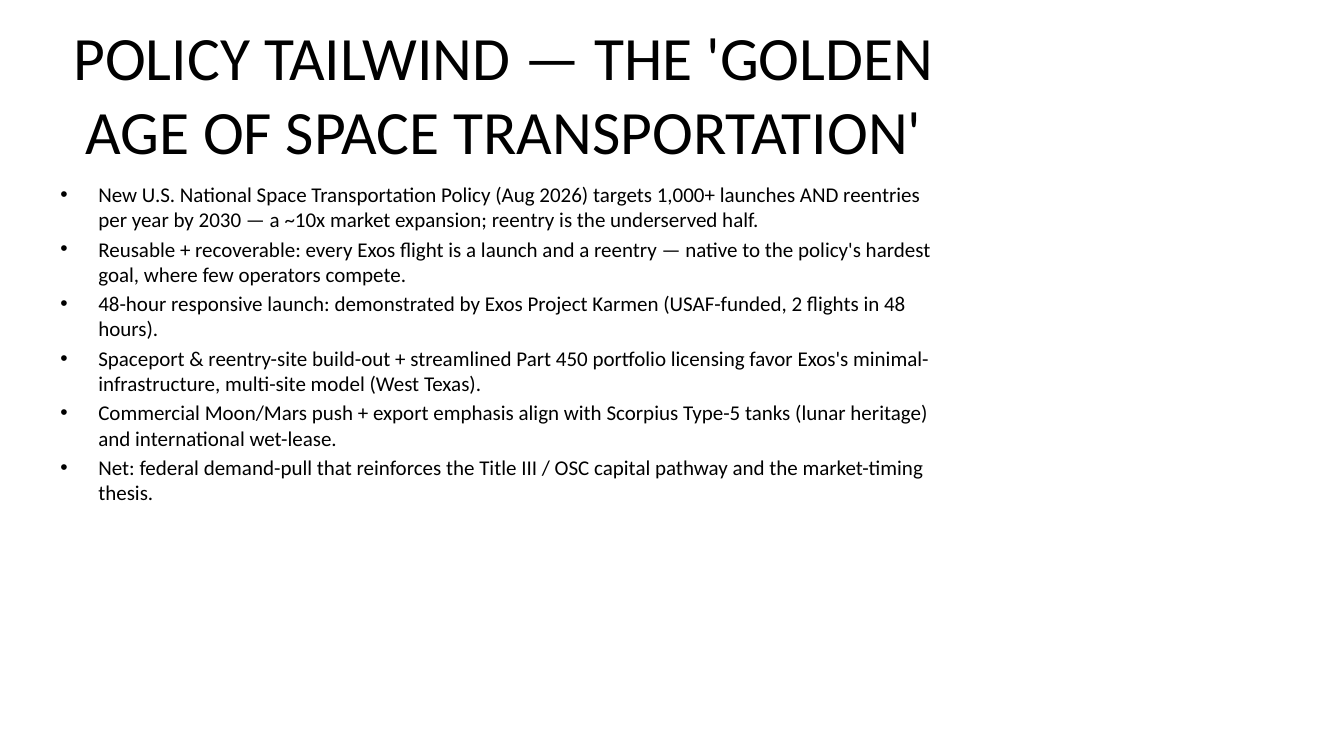
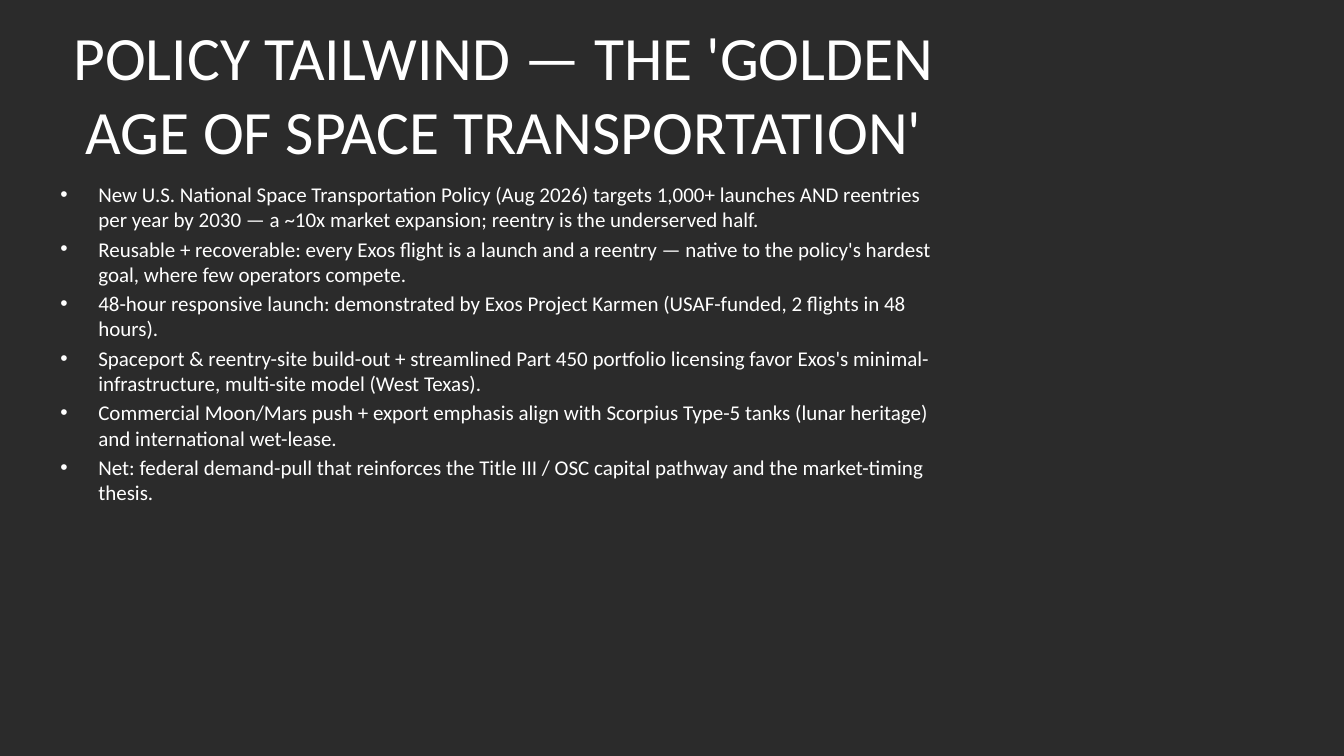
Before and after one commit to ExosAerospace/workspace, a slide deck: slide 19 of data-room/Exos_SeriesA/_CANONICAL/Exos_SeriesA_PitchDeck_FULL_2026-08-16_CORRECTED.pptx (slide 18 before the commit). Drawn at 1344x756 pixels with LibreOffice and Linux fonts; fonts in the diff are those of the drawing; background and template pictures are left out; a plain dark background stands for a picture behind light text. Boxes give left, top, right and bottom in pixels: in the first picture for what was removed or moved away, otherwise in the second. Text is boxed around its words. In the diff, an @@ line names an element or a change of style, - is before the commit and + after.

```diff
--- a/data-room/Exos_SeriesA/_CANONICAL/Exos_SeriesA_PitchDeck_FULL_2026-08-16_CORRECTED.pptx
+++ b/data-room/Exos_SeriesA/_CANONICAL/Exos_SeriesA_PitchDeck_FULL_2026-08-16_CORRECTED.pptx
@@ background #FFFFFF to picture (left out) @@
@@ title "POLICY TAILWIND — THE 'GOLDEN ..." at (73,38,934,155): text colour #000000 to #FFFFFF @@
@@ text "New U.S. National Space Transportation ..." at (98,187,931,500): text colour #000000 to #FFFFFF @@
```
Also in this commit, not shown: 4 other slides changed, 1 slide added, 9 other files.
